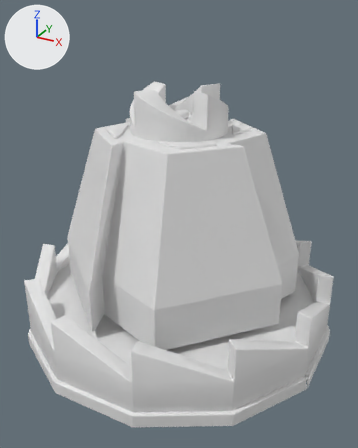
Before and after pictures for a commit that changed the Blender file Assets/Models/RoomObjects/InvaderCore/InvaderCore.blend.
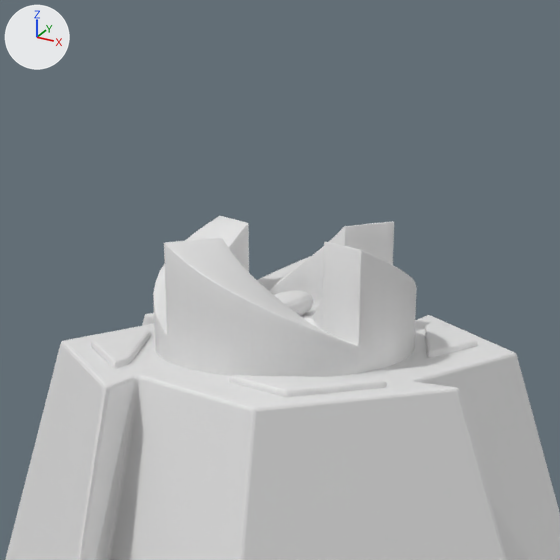
There are two pictures of each version: one whole from a 50 mm camera at (1.423, -2.589, 1.955) aimed at (0.042, -0.078, 0.699), one close up on the part from 20% to 79% of the width and 0% to 47% of the height. The axes (+X, +Y, +Z) are drawn at upper left. The lights are the same throughout. The first two pictures are the older version.

The scene before the commit, as lines of its bpy script (objects in view):
```python
me_cube = bpy.data.meshes.new('Cube')
me_cube.from_pydata(...)  # 152 vertices, 97 faces; spans x -0.99..0.99, y -0.99..0.99, z -0.07..1.29
# faces by material slot: [53, 24, 20]
me_cube.materials.append(mat_metalstrongholdwithemission)  # its picture is missing
me_cube.materials.append(mat_power)  # white #e7e7e7
me_cube.materials.append(mat_resource)  # white #e7e7e7
me_cube_002 = bpy.data.meshes.new('Cube.002')
me_cube_002.from_pydata(...)  # 176 vertices, 168 faces; spans x -0.294..0.294, y -0.294..0.294, z 1.258..1.526
# faces by material slot: [152, 16]
me_cube_002.materials.append(mat_metalstronghold)  # its picture is missing
me_cube_002.materials.append(mat_power)  # white #e7e7e7
me_cube_004 = bpy.data.meshes.new('Cube.004')
me_cube_004.from_pydata(...)  # a box spanning x -0.055..0.059, y -0.115..0.129, z 1.324..1.401
me_cube_004.materials.append(mat_power)  # white #e7e7e7
# before: 0 (-0.055, -0.115, 1.324), 1 (-0.055, -0.115, 1.401), 2 (-0.055, 0.129, 1.324), 3 (-0.055, 0.129, 1.401), 4 (0.059, -0.115, 1.324)
# before: 5 (0.059, -0.115, 1.401), 6 (0.059, 0.129, 1.324), 7 (0.059, 0.129, 1.401)
ob_core = bpy.data.objects.new('Core', me_cube)
ob_core.location = (0.0, 0.0, 0.0)
_m = ob_core.modifiers.new('Bevel', 'BEVEL')
_m.width = 0.01
_m.width_pct = 0.01
_m.segments = 2
_m.limit_method = 'NONE'
_m.offset_type = 'WIDTH'
_m.profile = 0.496
ob_energytop = bpy.data.objects.new('EnergyTop', me_cube_004)
ob_energytop.location = (0.0, 0.0, 0.0)
_m = ob_energytop.modifiers.new('Subdivision', 'SUBSURF')
_m.render_levels = 1
_m = ob_energytop.modifiers.new('Bevel', 'BEVEL')
_m.segments = 2
_m.limit_method = 'NONE'
_m.offset_type = 'WIDTH'
_m.profile = 0.496
ob_top = bpy.data.objects.new('Top', me_cube_002)
ob_top.location = (0.0, 0.0, 0.0)
_m = ob_top.modifiers.new('Subdivision', 'SUBSURF')
_m.render_levels = 1
_m = ob_top.modifiers.new('Bevel', 'BEVEL')
_m.segments = 2
_m.limit_method = 'NONE'
_m.offset_type = 'WIDTH'
_m.profile = 0.496
```
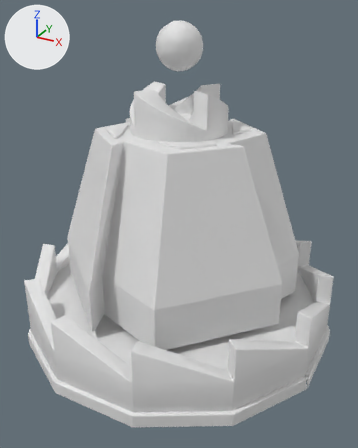
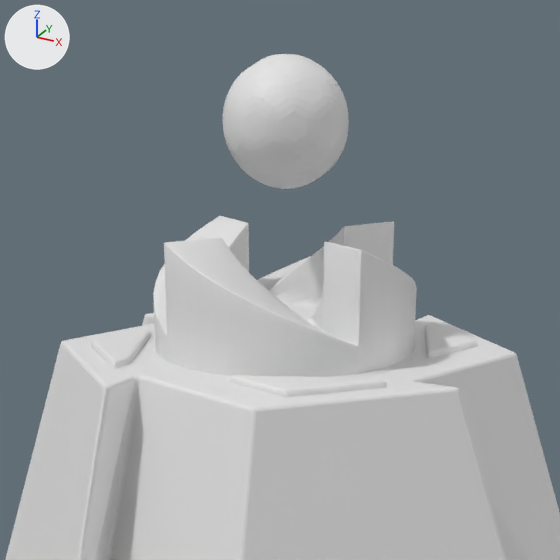
Where the change shows, as pixel boxes [x1, y1, x2, y2] in the close-ups (560 x 560 px):
'EnergyTop', reshaped: before [274, 291, 314, 316]; after [223, 54, 349, 189]
part 1 of me_cube_004, deleted: before [274, 291, 314, 316]
part 2 of me_cube_004, added: after [223, 54, 349, 189]

The edits, one by one:
me_cube_004 is used by ob_energytop; location (0.0, 0.0, 0.0).
Verts and faces of me_cube_004; kept vertices keep their numbers, new ones are numbered from 8.
me_cube_004 had 8 vertices, 6 faces and spanned x -0.055..0.059, y -0.115..0.129, z 1.324..1.401.
me_cube_004 now has 42 vertices, 80 faces and spans x -0.137..0.141, y -0.145..0.146, z 1.603..1.895.
Part 1, on me_cube_004:
Vertices deleted: 0 to 7 (with the faces that use them).
Part 2, on me_cube_004:
42 vertices are added at x -0.137..0.141, y -0.145..0.146, z 1.603..1.895.
80 new faces join them.
